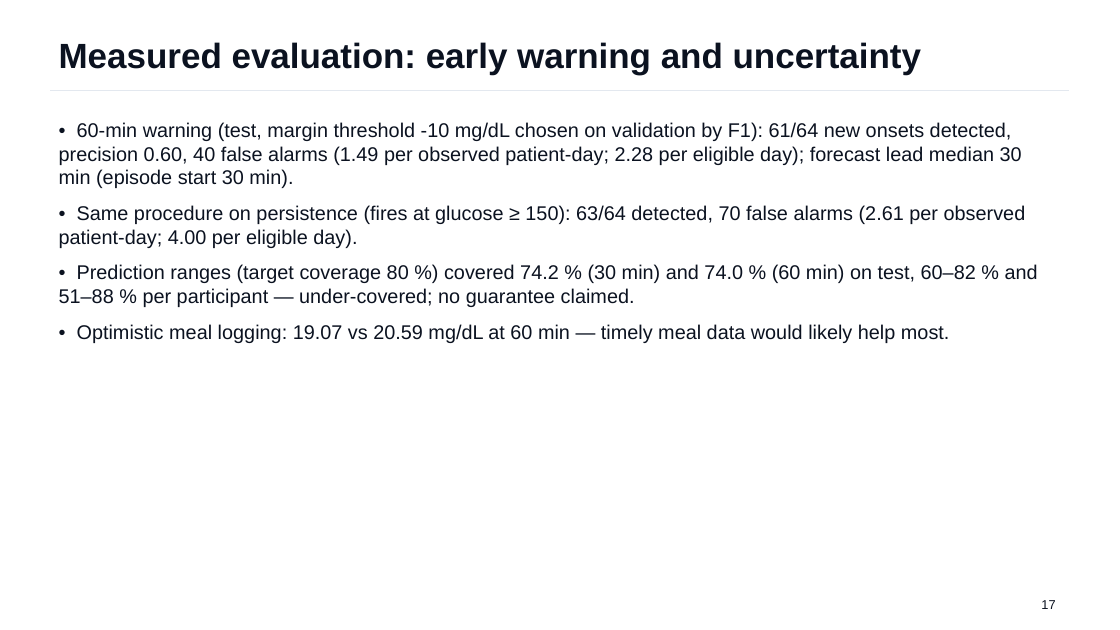
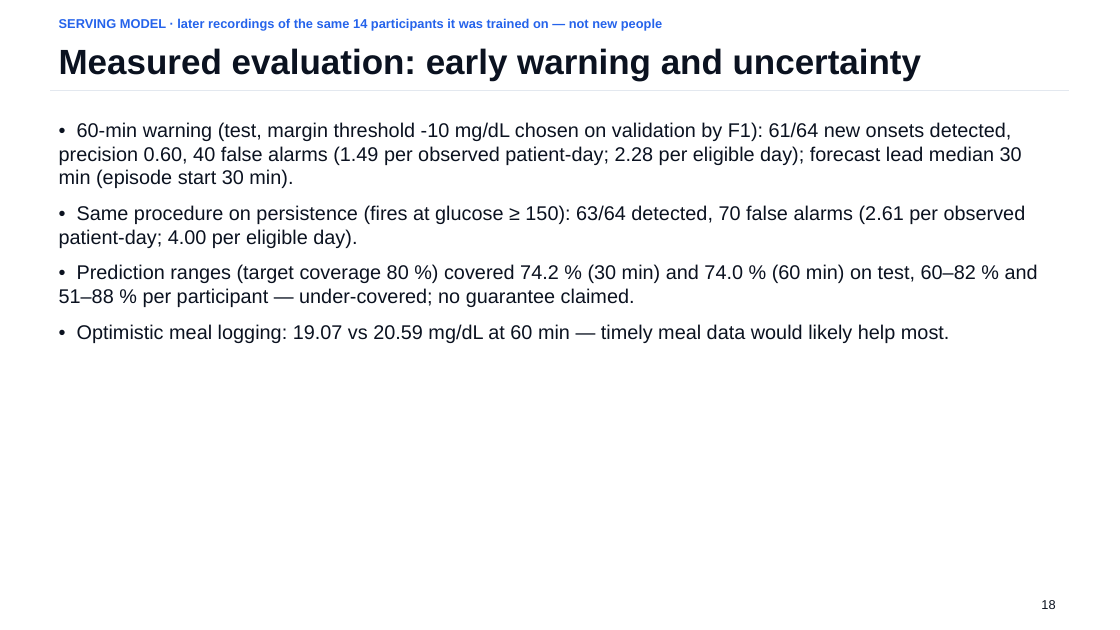
Before and after one commit to Avi36005/DigitalTwin-Challenge-Kryptonite, a slide deck: slide 18 of docs/submission/GlucoTwin_Presentation.pptx (slide 17 before the commit). Drawn at 1120x630 pixels with LibreOffice and Linux fonts; fonts in the diff are those of the drawing. Boxes give left, top, right and bottom in pixels: in the first picture for what was removed or moved away, otherwise in the second. Text is boxed around its words. In the diff, an @@ line names an element or a change of style, - is before the commit and + after.

Commit message:
submission: deck separates serving, participant-held-out and external evidence; results overview; pending D-053/D-054 slots; architecture marks bounded update, review ledger and research-only candidates; data opportunity check

```diff
--- a/docs/submission/GlucoTwin_Presentation.pptx
+++ b/docs/submission/GlucoTwin_Presentation.pptx
@@ text added at (59, 18, 662, 31), 11 pt, text #2563EB, bold @@
+SERVING MODEL · later recordings of the same 14 participants it was trained on — not new people
@@ text "Measured evaluation: early warning and ...": place and size @@
-text "Measured evaluation: early warning and ..." at (59, 42, 921, 75)
+text "Measured evaluation: early warning and ..." at (59, 48, 921, 81)
@@ text at (1041, 600, 1055, 609): text changed @@
-17
+18
```
Also in this commit, not shown: 22 other slides changed, 3 slides added, 6 other files.
